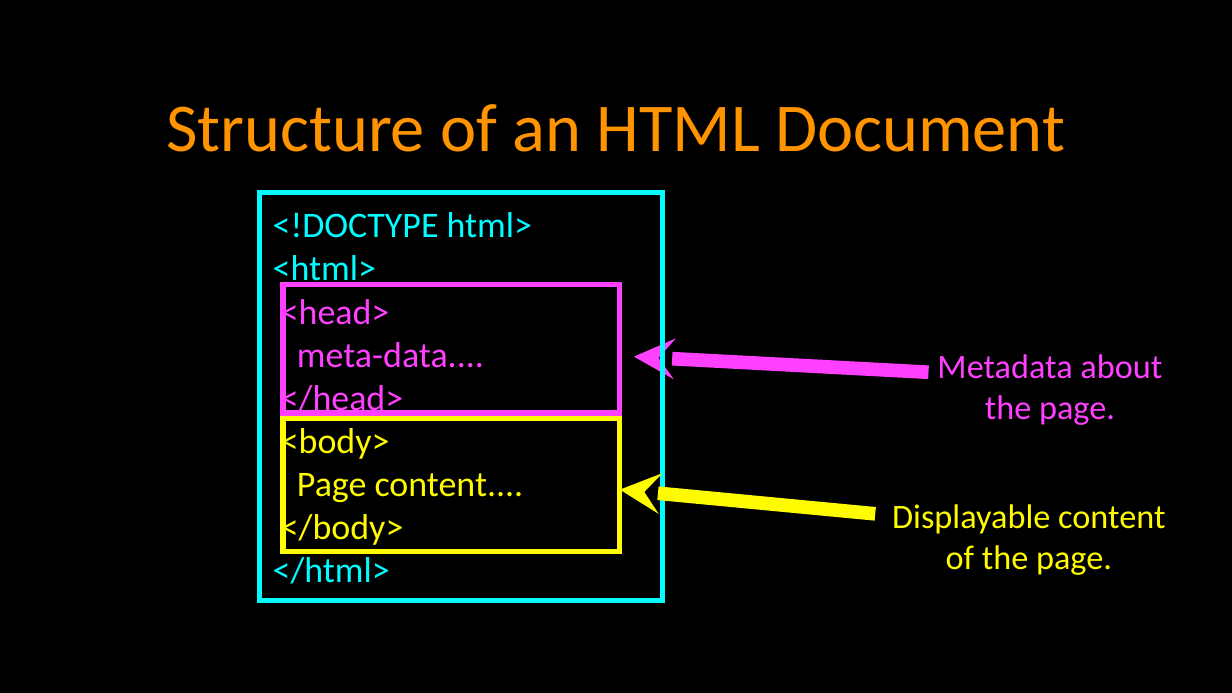
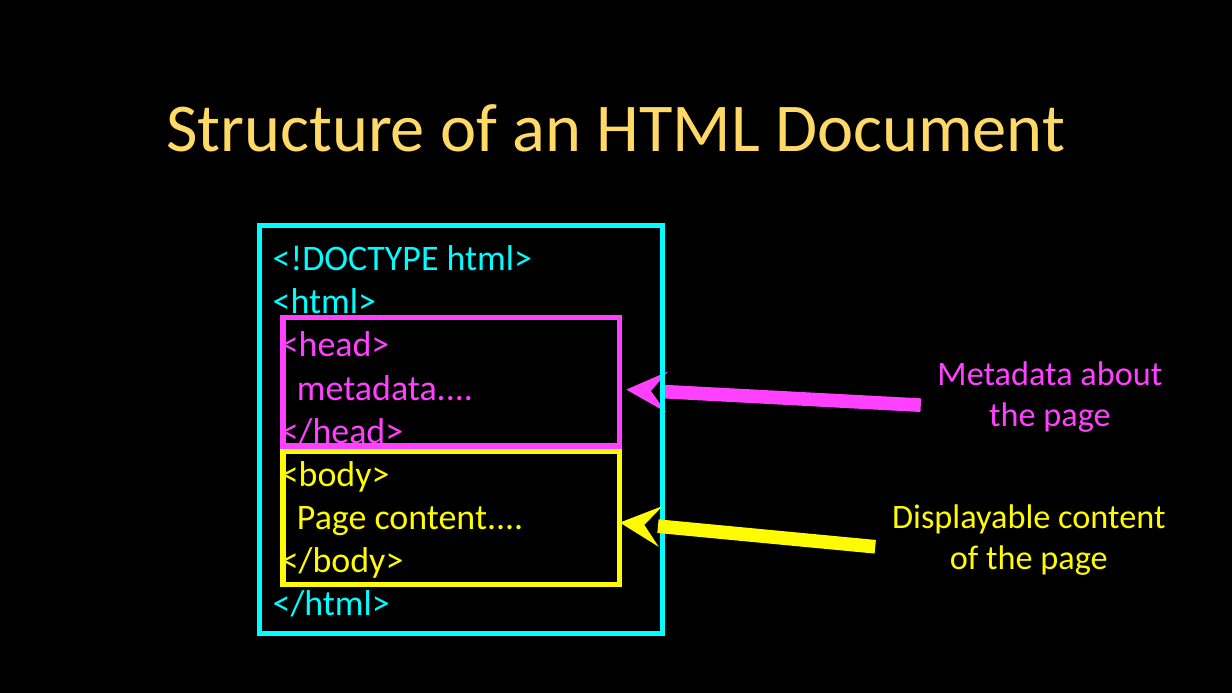
Before and after one commit to csev/wa4e, a slide deck: slide 11 of lectures/Web-02-HTML.ppt. Drawn at 1232x693 pixels with LibreOffice and Linux fonts; fonts in the diff are those of the drawing. Boxes give left, top, right and bottom in pixels: in the first picture for what was removed or moved away, otherwise in the second. Text is boxed around its words. In the diff, an @@ line names an element or a change of style, - is before the commit and + after.

```diff
--- a/lectures/Web-02-HTML.ppt
+++ b/lectures/Web-02-HTML.ppt
@@ title "Structure of an HTML Document" at <box>166,104,1065,152</box>: text colour #FF9300 to #FFD966 @@
@@ 2 rectangles, 1 text: place and size @@
-2 rectangles, 1 text at <box>260,192,663,601</box>
+2 rectangles, 1 text at <box>260,225,663,634</box>
@@ text at <box>297,375,473,401</box>: text changed @@
-meta-data....
+metadata....
@@ arrow moved from (634, 357) - (929, 372) to (626, 389) - (920, 405) @@
@@ text at <box>937,361,1162,432</box>: text changed @@
-Metadata about the page.
+Metadata about the page
@@ rectangle: place and size @@
-rectangle at <box>283,419,620,552</box>
+rectangle at <box>283,451,620,584</box>
@@ text at <box>892,504,1165,575</box>: text changed @@
-Displayable content of the page.
+Displayable content of the page
@@ arrow moved from (620, 490) - (875, 514) to (620, 522) - (875, 547) @@
```
Also in this commit, not shown: 28 other slides changed, 2 other files.
